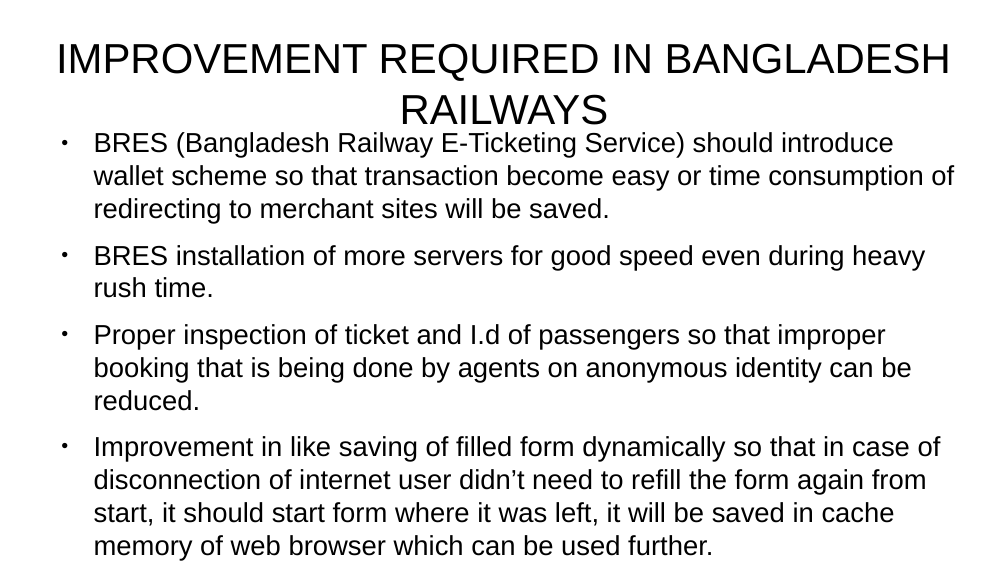
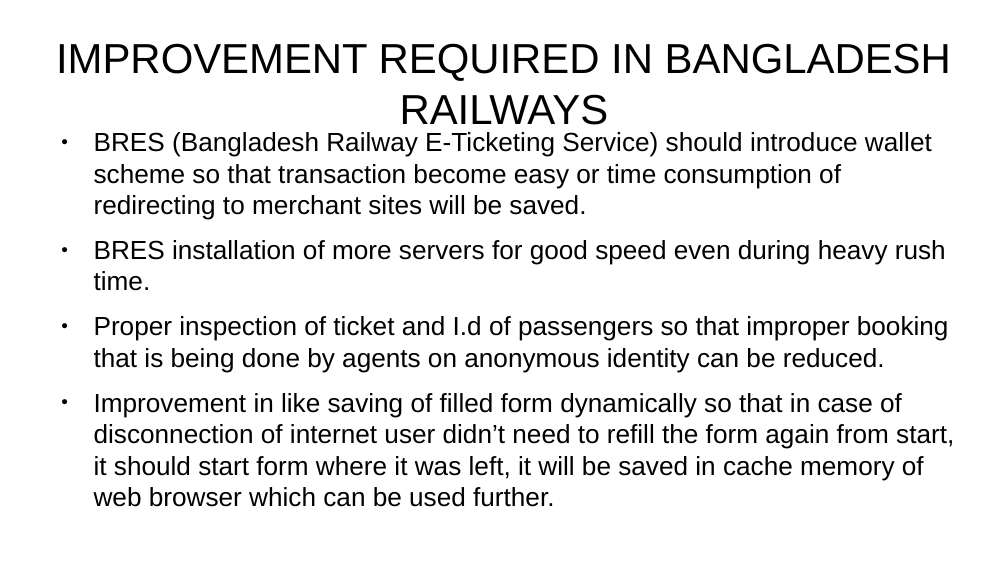
Before and after one commit to nahidulislamshakin/Railway-Reservation-System, a slide deck: slide 6 of Railway Reservatin System.pptx. Drawn at 1008x567 pixels with LibreOffice and Linux fonts; fonts in the diff are those of the drawing; background and template pictures are left out. Boxes give left, top, right and bottom in pixels: in the first picture for what was removed or moved away, otherwise in the second. Text is boxed around its words. In the diff, an @@ line names an element or a change of style, - is before the commit and + after.

```diff
--- a/Railway Reservatin System.pptx
+++ b/Railway Reservatin System.pptx
@@ text "BRES (Bangladesh Railway E-Ticketing Service) ..." at box(94, 132, 954, 507): size 21.6 to 20.6 pt @@
```
Also in this commit, not shown: 2 other slides changed, 9 slides added, 5 slides removed, 1 other file.
